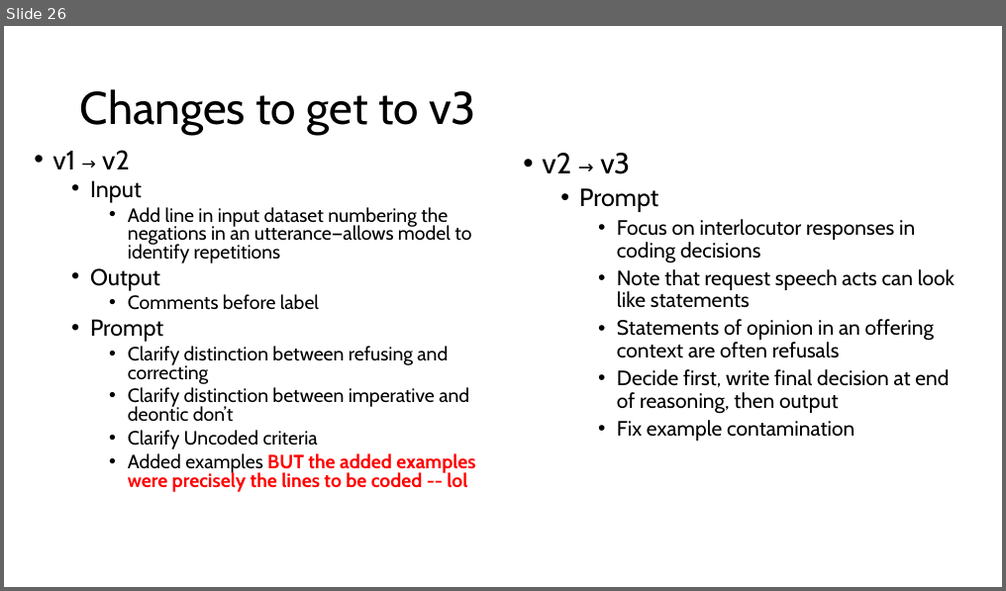
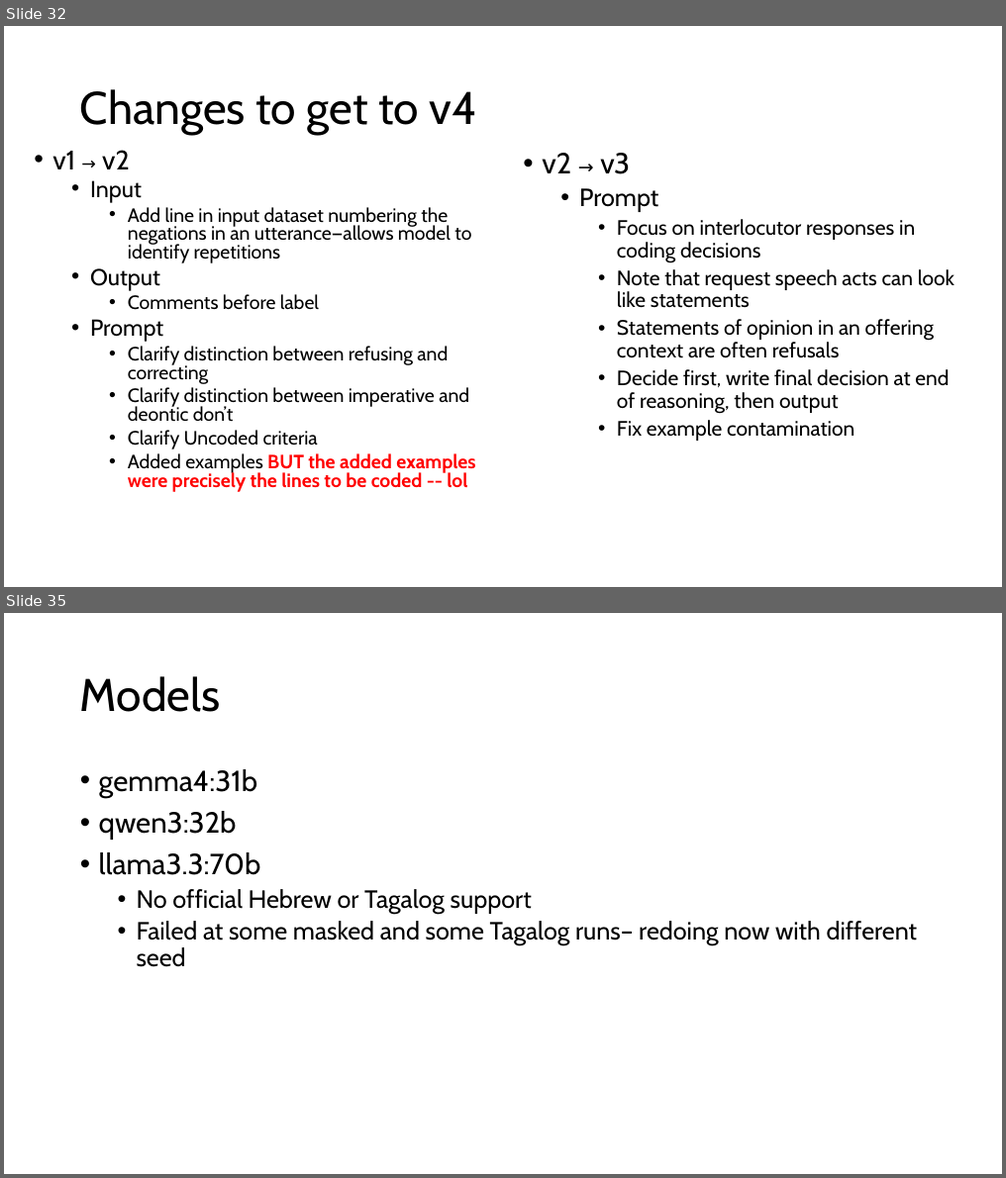
Before and after one commit to annikamh406/XLing-LLM_coding, a slide deck: Write up/2026-07-07_XLing-LLM-coding_lab-meeting.pptx. Shown one above the other, each under a label of ours: slide 26 before the commit, slides 32 and 35 after it; the slides between them are not shown. The pictures are 1006x591 and 1006x1178 pixels, drawn with LibreOffice and Linux fonts; fonts in the diff are those of the drawing. Boxes give left, top, right and bottom in pixels: in the first picture for what was removed or moved away, otherwise in the second. Text is boxed around its words. In the diff, an @@ line names an element or a change of style, - is before the commit and + after.

```diff
--- a/Write up/2026-07-07_XLing-LLM-coding_lab-meeting.pptx
+++ b/Write up/2026-07-07_XLing-LLM-coding_lab-meeting.pptx
@@ slide 35 added at [4, 613, 1002, 1174], background #FFFFFF @@
@@ title added at [80, 676, 221, 712], 44 pt, text #000000 @@
+Models
@@ text added at [99, 769, 918, 967], 24 pt, text #000000 @@
+• gemma4:31b
+• qwen3:32b
+• llama3.3:70b
+  • No official Hebrew or Tagalog support
+  • Failed at some masked and some Tagalog runs– redoing now with different seed
@@ what was slide 26 is now slide 32 @@
@@ slide 32 changed as well @@
@@ title at [80, 89, 477, 135]: text changed @@
-Changes to get to v3
+Changes to get to v4
```
Also in this commit, not shown: 6 other slides changed, 28 other slides added, 11 slides removed, 4 other files.
